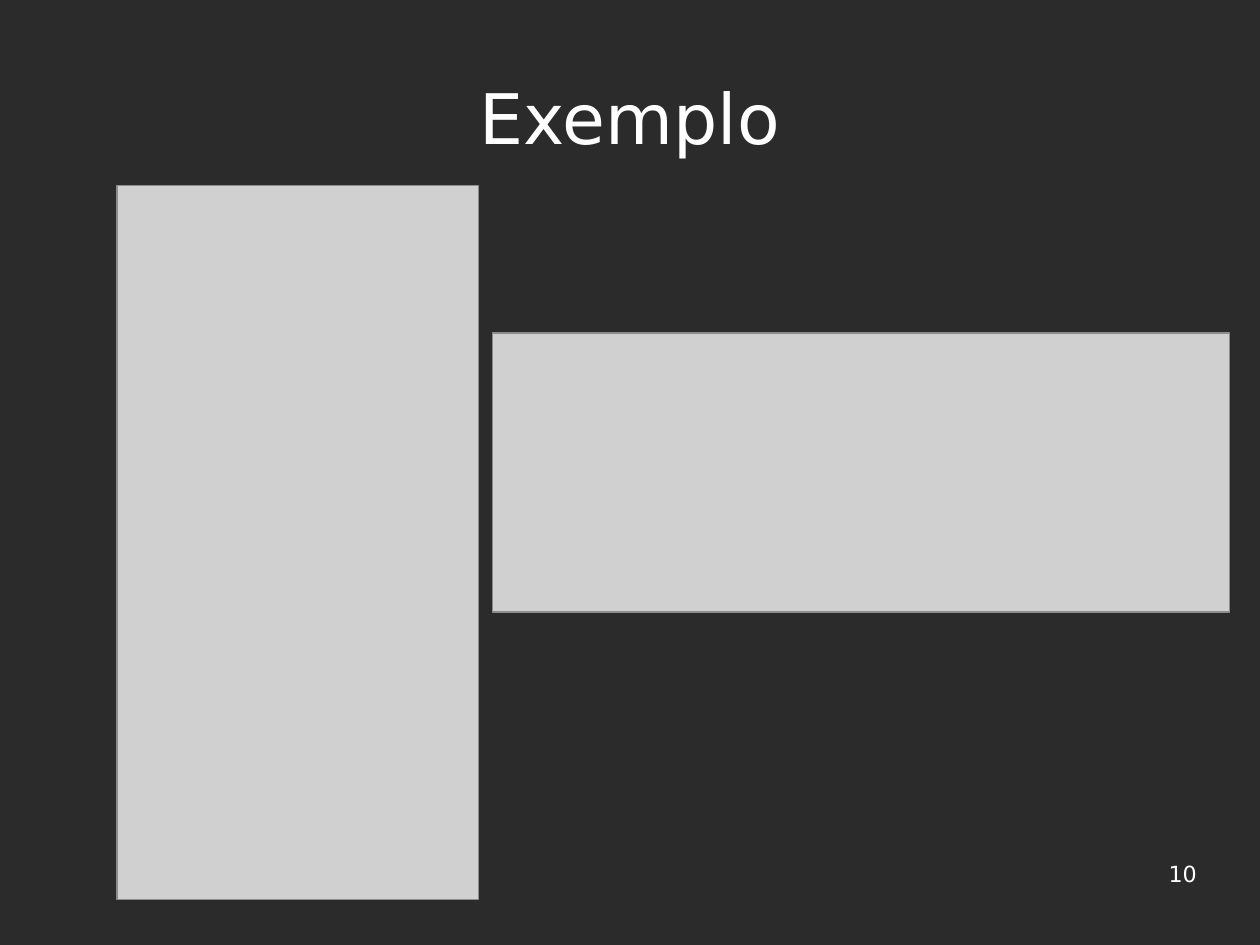
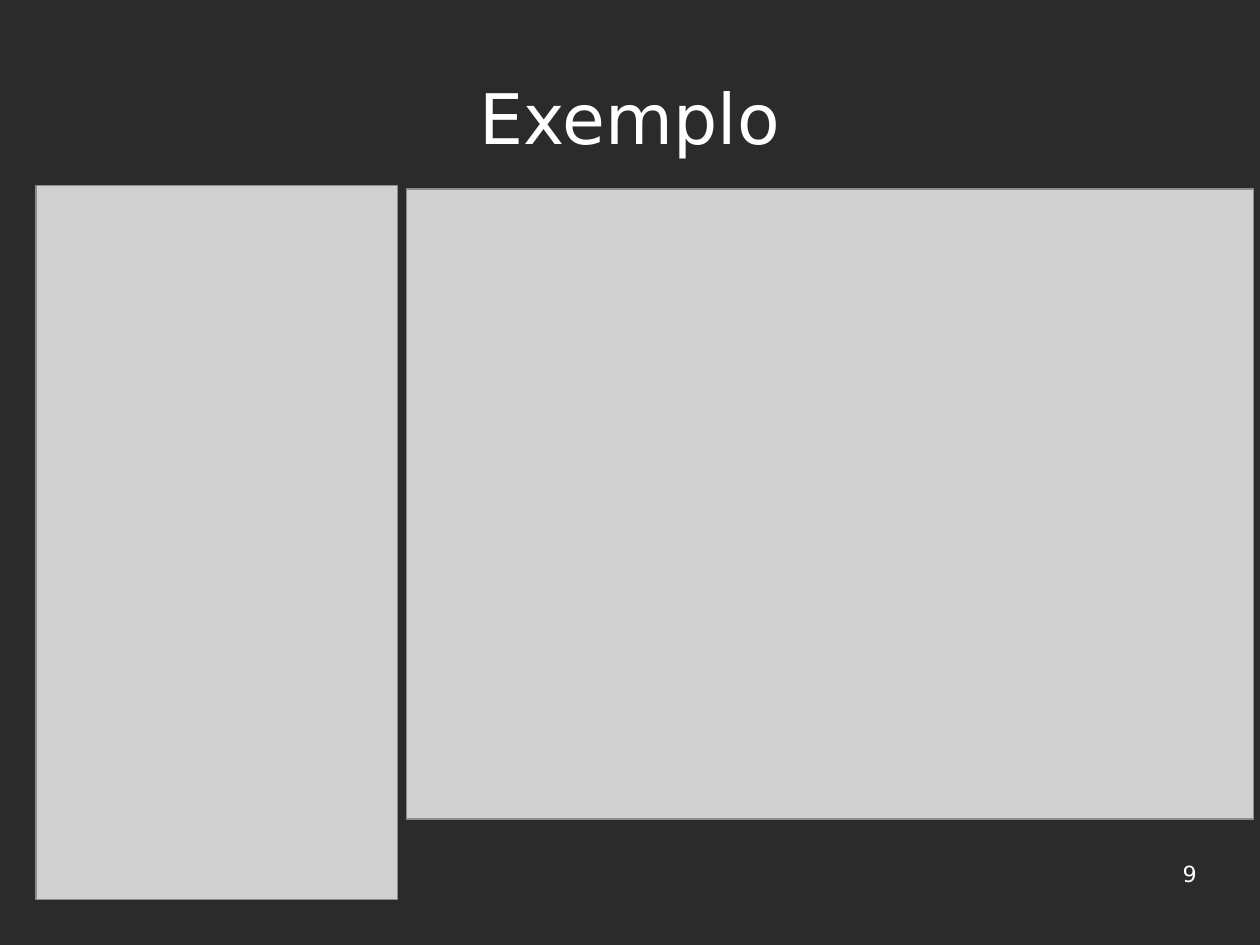
Before and after one commit to felipekian/seminario_FelipeDerkian_ISE_UFRR_2019, a slide deck: slide 9 of Seminário - ISE.odp (slide 10 before the commit). Drawn at 1260x945 pixels with LibreOffice and Linux fonts; fonts in the diff are those of the drawing; grey boxes stand for pictures; background and template pictures are left out; a plain dark background stands for a picture behind light text. Boxes give left, top, right and bottom in pixels: in the first picture for what was removed or moved away, otherwise in the second. Text is boxed around its words. In the diff, an @@ line names an element or a change of style, - is before the commit and + after.

```diff
--- a/Seminário - ISE.odp
+++ b/Seminário - ISE.odp
@@ picture: place and size @@
-picture at (117,185,478,900)
+picture at (35,185,397,900)
@@ picture: place and size @@
-picture at (493,333,1229,612)
+picture at (406,189,1253,819)
@@ page number at (1183,865,1197,883): text changed @@
-10
+9
```
Also in this commit, not shown: 6 other slides changed, 1 slide removed, 2 other files.
